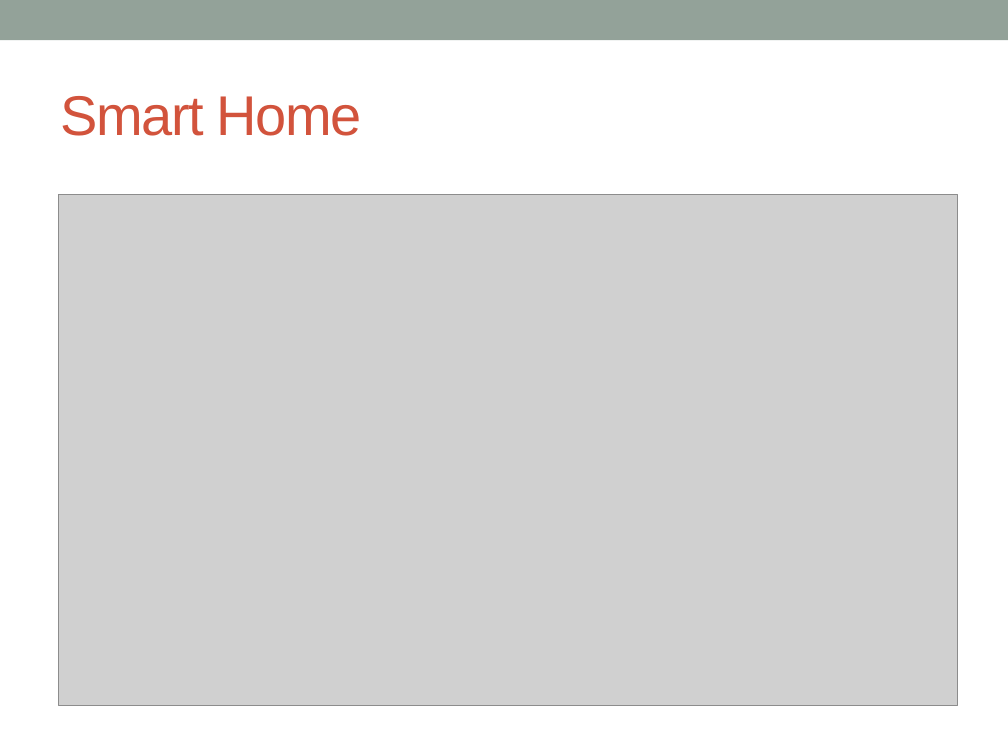
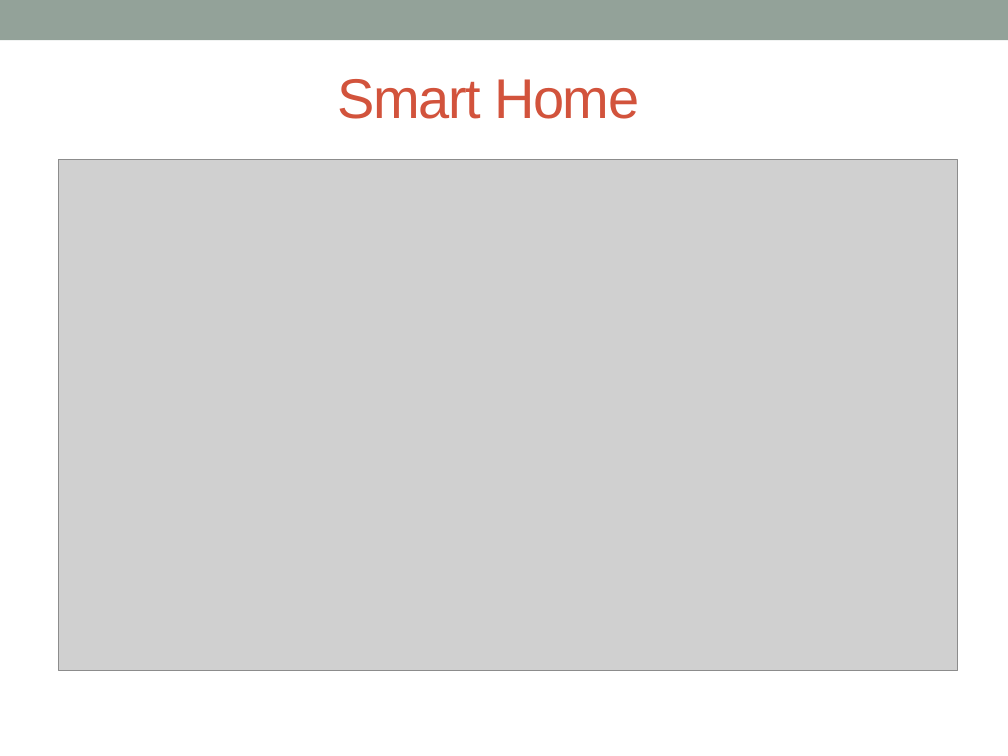
Before and after one commit to shivsalunke0503/iotworkshop, a slide deck: slide 14 of IoT.pptx (slide 13 before the commit). Drawn at 1008x756 pixels with LibreOffice and Linux fonts; fonts in the diff are those of the drawing; grey boxes stand for pictures. Boxes give left, top, right and bottom in pixels: in the first picture for what was removed or moved away, otherwise in the second. Text is boxed around its words. In the diff, an @@ line names an element or a change of style, - is before the commit and + after.

```diff
--- a/IoT.pptx
+++ b/IoT.pptx
@@ title "Smart Home": place and size @@
-title "Smart Home" at <box>60,96,362,136</box>
+title "Smart Home" at <box>338,79,639,119</box>
@@ picture: place and size @@
-picture at <box>58,195,958,706</box>
+picture at <box>58,159,958,670</box>
```
Also in this commit, not shown: 12 other slides changed, 1 slide added.
